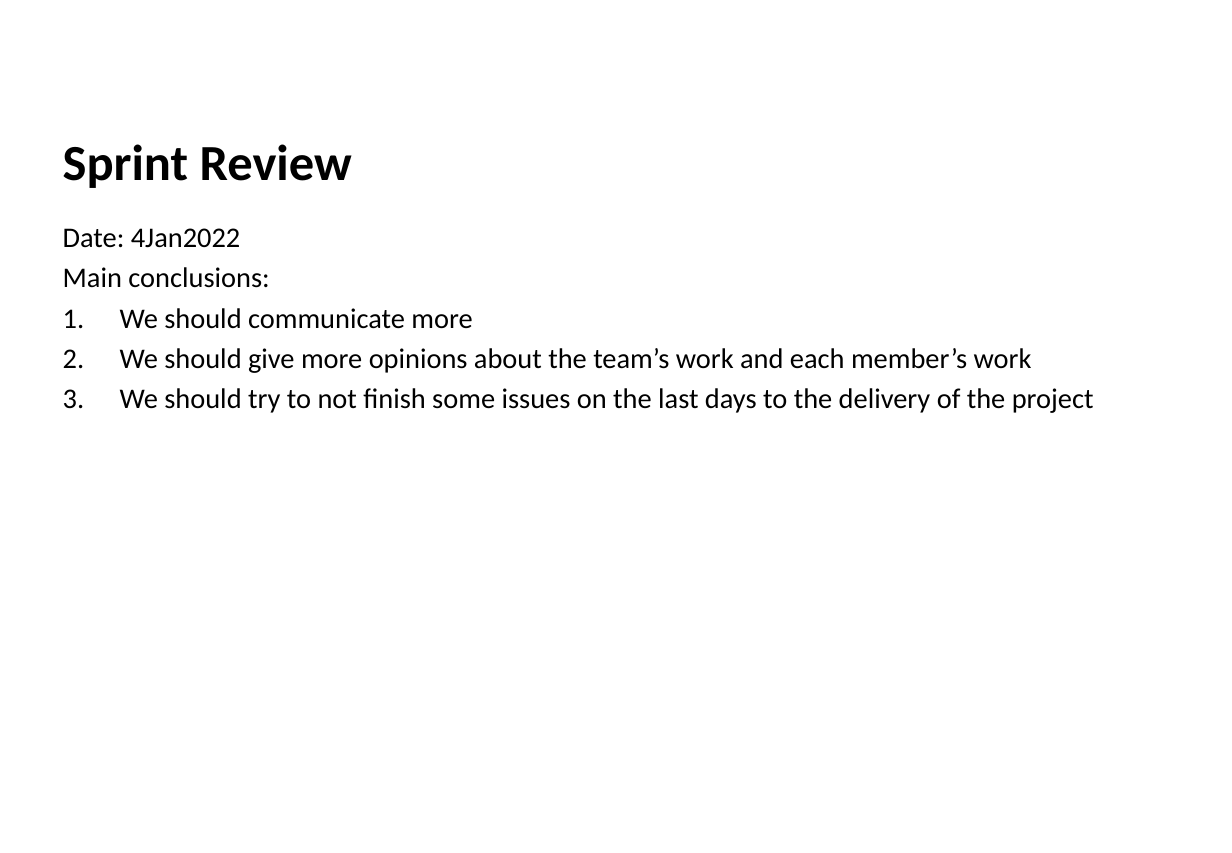
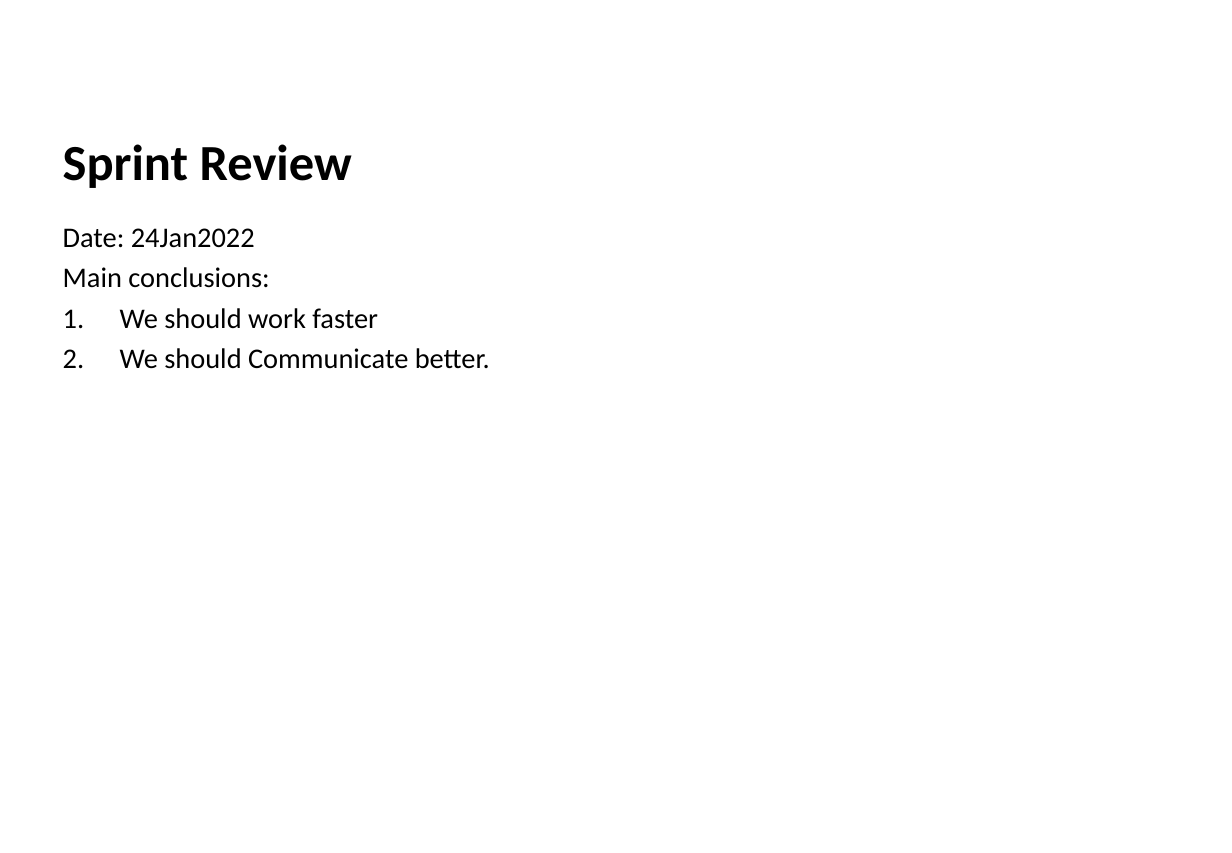
Before and after one commit to Diogosadias/LEI_PI_SEM3, a slide deck: slide 9 of docs/Sprint4/LAPR3 - Sprint 4 Status Report.pptx. Drawn at 1232x853 pixels with LibreOffice and Linux fonts; fonts in the diff are those of the drawing; background and template pictures are left out. Boxes give left, top, right and bottom in pixels: in the first picture for what was removed or moved away, otherwise in the second. Text is boxed around its words. In the diff, an @@ line names an element or a change of style, - is before the commit and + after.

Commit message:
Final Review

```diff
--- a/docs/Sprint4/LAPR3 - Sprint 4 Status Report.pptx
+++ b/docs/Sprint4/LAPR3 - Sprint 4 Status Report.pptx
@@ text at bbox=[63, 228, 255, 248]: text changed @@
-Date: 4Jan2022
+Date: 24Jan2022
@@ text at bbox=[120, 308, 490, 369]: text changed @@
-1. We should communicate more
-2. We should give more opinions about the team’s work and each member’s work
-3. We should try to not finish some issues on the last days to the delivery of the project
+1. We should work faster
+2. We should Communicate better.
```
Also in this commit, not shown: 10 other slides changed, 3 other files.
